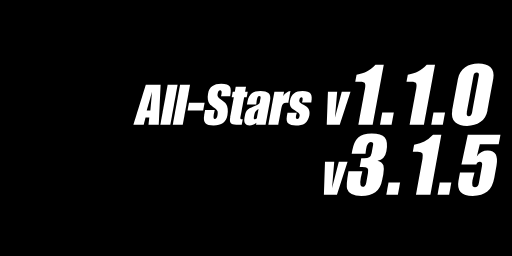
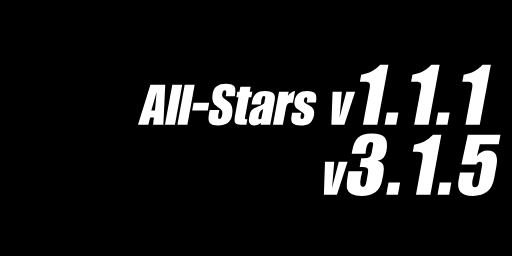
Layers edited between the first and the second 512px x 256px image:
renamed "All-Stars v1.1.0" to "All-Stars v1.1.1", painted on it over [133, 63, 494, 126]